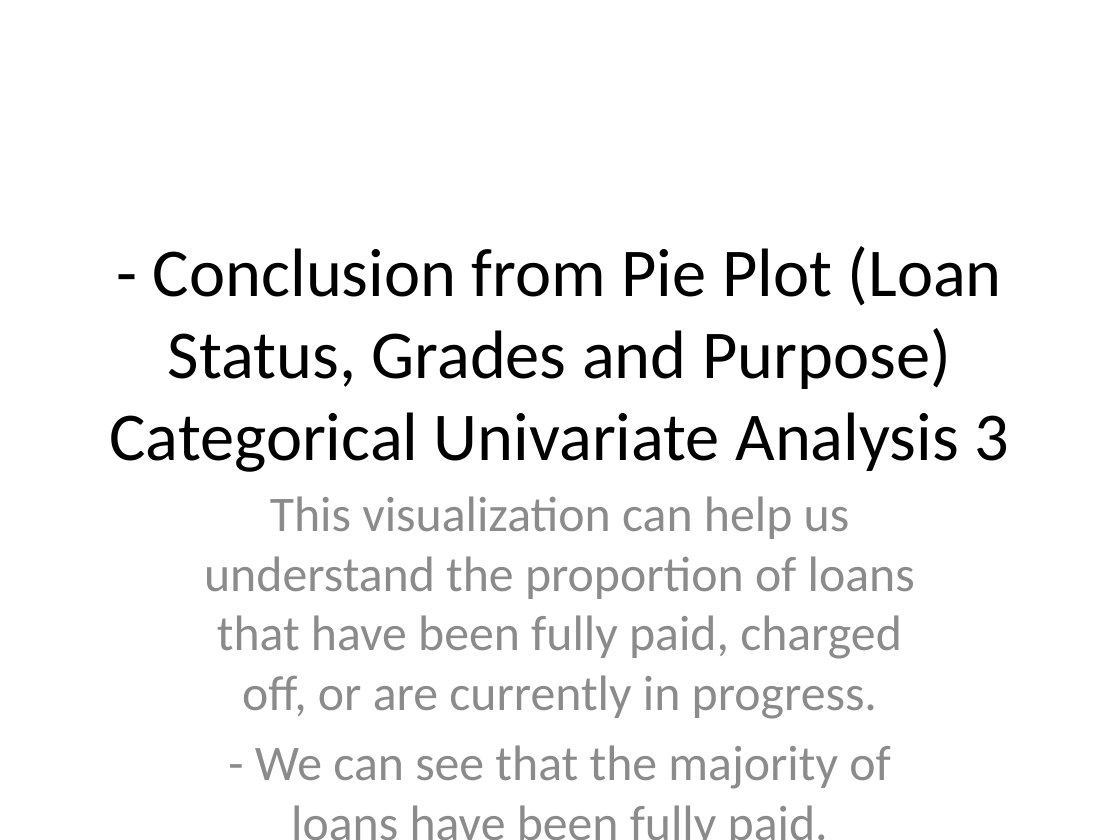
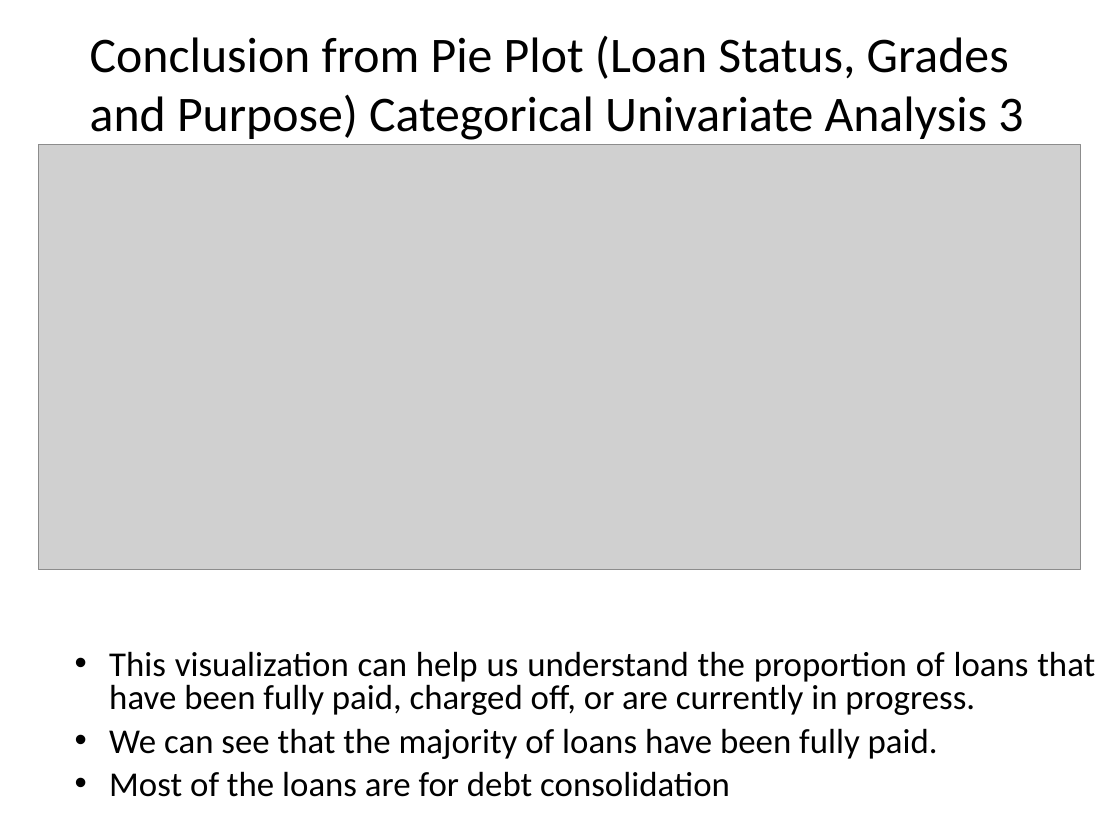
Before and after one commit to niranjantitan76/LandingClubStudy, a slide deck: slide 9 of Loan_Application_Case_Study.pptx (slide 8 before the commit). Drawn at 1120x840 pixels with LibreOffice and Linux fonts; fonts in the diff are those of the drawing; grey boxes stand for pictures; background and template pictures are left out. Boxes give left, top, right and bottom in pixels: in the first picture for what was removed or moved away, otherwise in the second. Text is boxed around its words. In the diff, an @@ line names an element or a change of style, - is before the commit and + after.

```diff
--- a/Loan_Application_Case_Study.pptx
+++ b/Loan_Application_Case_Study.pptx
@@ title at (x1=90, y1=36, x2=1023, y2=140): text changed; size 44 to 32 pt @@
-- Conclusion from Pie Plot (Loan Status, Grades and Purpose) Categorical Univariate Analysis 3
+Conclusion from Pie Plot (Loan Status, Grades and Purpose) Categorical Univariate Analysis 3
@@ picture added at (x1=38, y1=144, x2=1081, y2=569) @@
@@ text "This visualization can help us ..." moved from (x1=204, y1=496, x2=915, y2=789) to (x1=109, y1=651, x2=1095, y2=797) @@
@@ text at (x1=109, y1=651, x2=1095, y2=715): size 32 to 22.4 pt, text colour #8C8C8C to #000000 in "This visualization can help us understand the ..."; alignment centre to justified; bullet none to •; line spacing 1 to 0.8 @@
@@ text at (x1=109, y1=728, x2=938, y2=797): text changed; size 32 to 22.4 pt; text colour #8C8C8C to #000000 @@
-- We can see that the majority of loans have been fully paid.
-- Most of the loans are for debt consolidation
-![alt text](image-3.png)
+• We can see that the majority of loans have been fully paid.
+• Most of the loans are for debt consolidation
```
Also in this commit, not shown: 16 other slides changed, 10 slides added, 5 slides removed, 8 other files.
